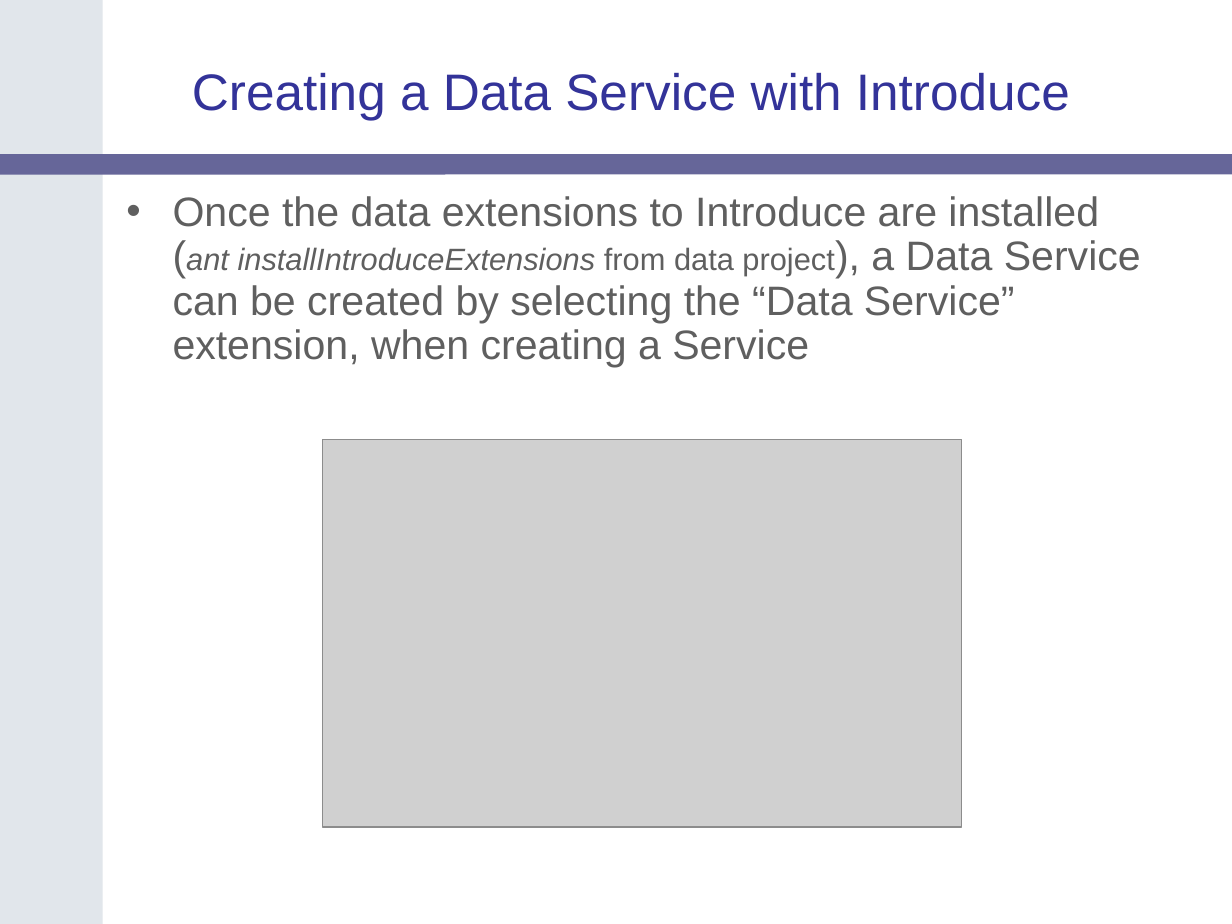
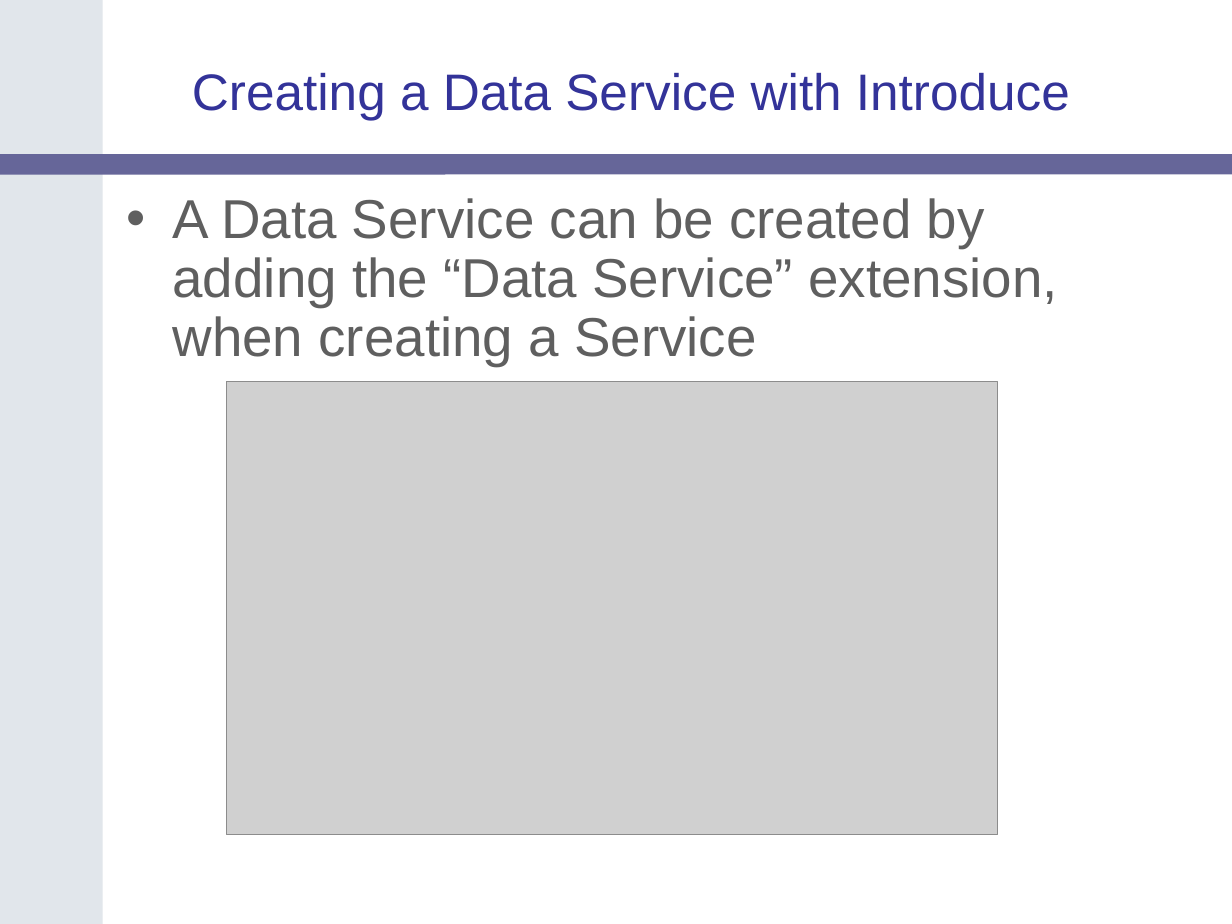
Before and after one commit to NCIP/cagrid-portal, a slide deck: slide 10 of cagrid-1-0/Documentation/presentations/200607_VCDE_ARCH/caGrid-1.0_Beta_Data-Services.ppt (slide 5 before the commit). Drawn at 1232x924 pixels with LibreOffice and Linux fonts; fonts in the diff are those of the drawing; grey boxes stand for pictures; background and template pictures are left out. Boxes give left, top, right and bottom in pixels: in the first picture for what was removed or moved away, otherwise in the second. Text is boxed around its words. In the diff, an @@ line names an element or a change of style, - is before the commit and + after.

```diff
--- a/cagrid-1-0/Documentation/presentations/200607_VCDE_ARCH/caGrid-1.0_Beta_Data-Services.ppt
+++ b/cagrid-1-0/Documentation/presentations/200607_VCDE_ARCH/caGrid-1.0_Beta_Data-Services.ppt
@@ text at bbox=[173, 198, 1057, 366]: text changed; size 24 to 32 pt @@
-• Once the data extensions to Introduce are installed (ant installIntroduceExtensions from data project), a Data Service can be created by selecting the “Data Service” extension, when creating a Service
+• A Data Service can be created by adding the “Data Service” extension, when creating a Service
@@ picture: place and size @@
-picture at bbox=[323, 440, 962, 828]
+picture at bbox=[227, 382, 998, 835]
```
Also in this commit, not shown: 11 other slides changed, 9 slides added, 3 slides removed.
